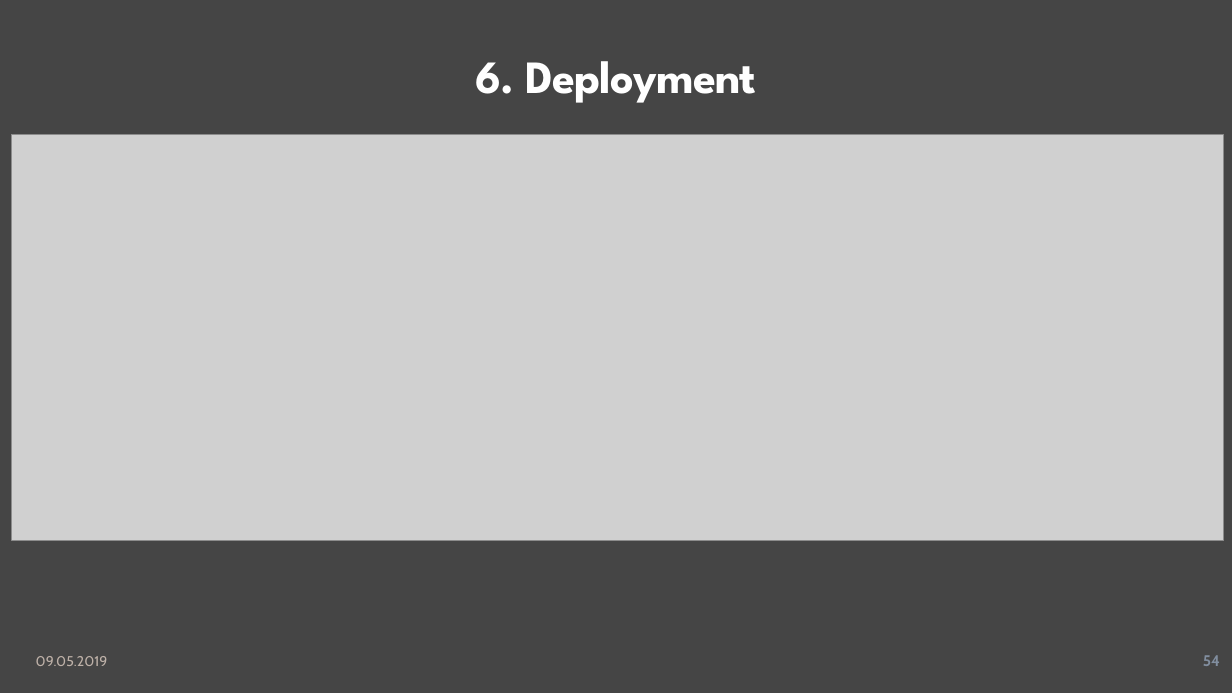
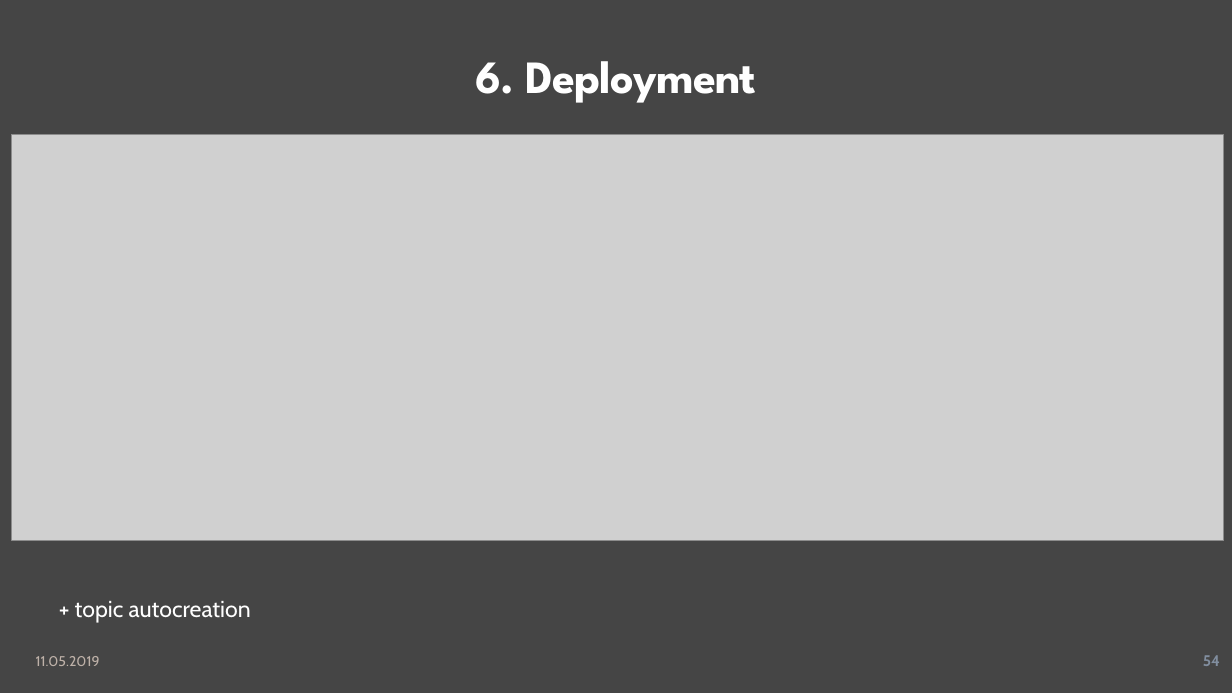
Before and after one commit to zurada/kafka-talk, a slide deck: slide 54 of Kafka Talk.pptx. Drawn at 1232x693 pixels with LibreOffice and Linux fonts; fonts in the diff are those of the drawing; grey boxes stand for pictures. Boxes give left, top, right and bottom in pixels: in the first picture for what was removed or moved away, otherwise in the second. Text is boxed around its words. In the diff, an @@ line names an element or a change of style, - is before the commit and + after.

```diff
--- a/Kafka Talk.pptx
+++ b/Kafka Talk.pptx
@@ text added at (x1=75, y1=601, x2=251, y2=623), 18 pt, text #FFFFFF @@
++ topic autocreation
@@ text at (x1=36, y1=656, x2=100, y2=666): text changed @@
-09.05.2019
+11.05.2019
```
Also in this commit, not shown: 53 other slides changed.
